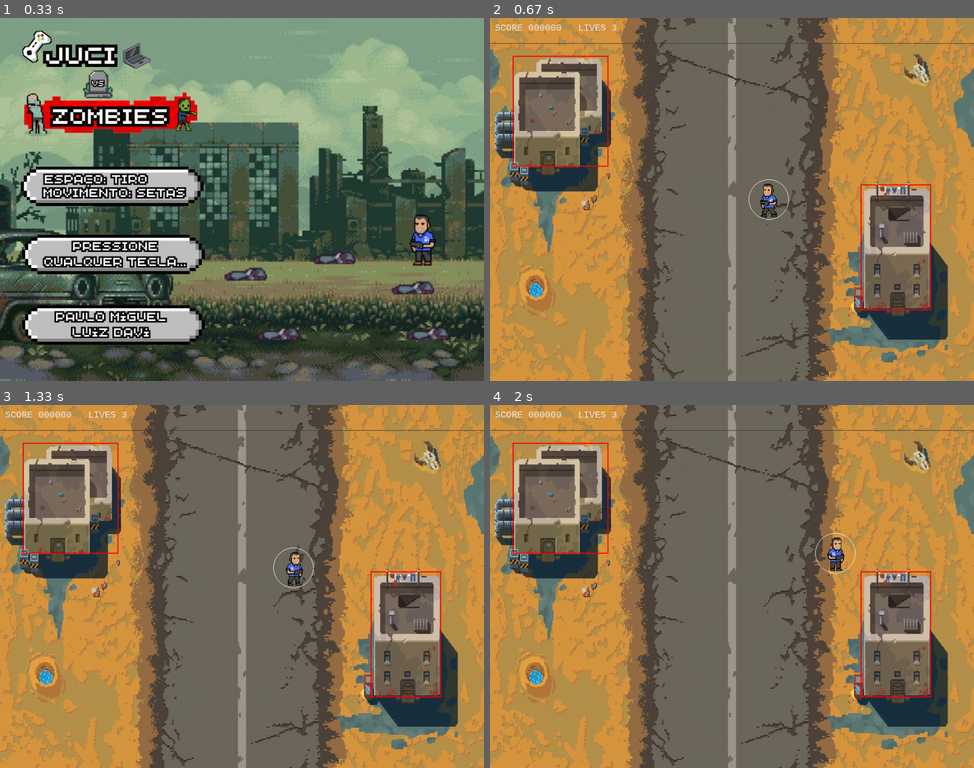
Above: before the commit, frames 1-4 (two rows, left to right).
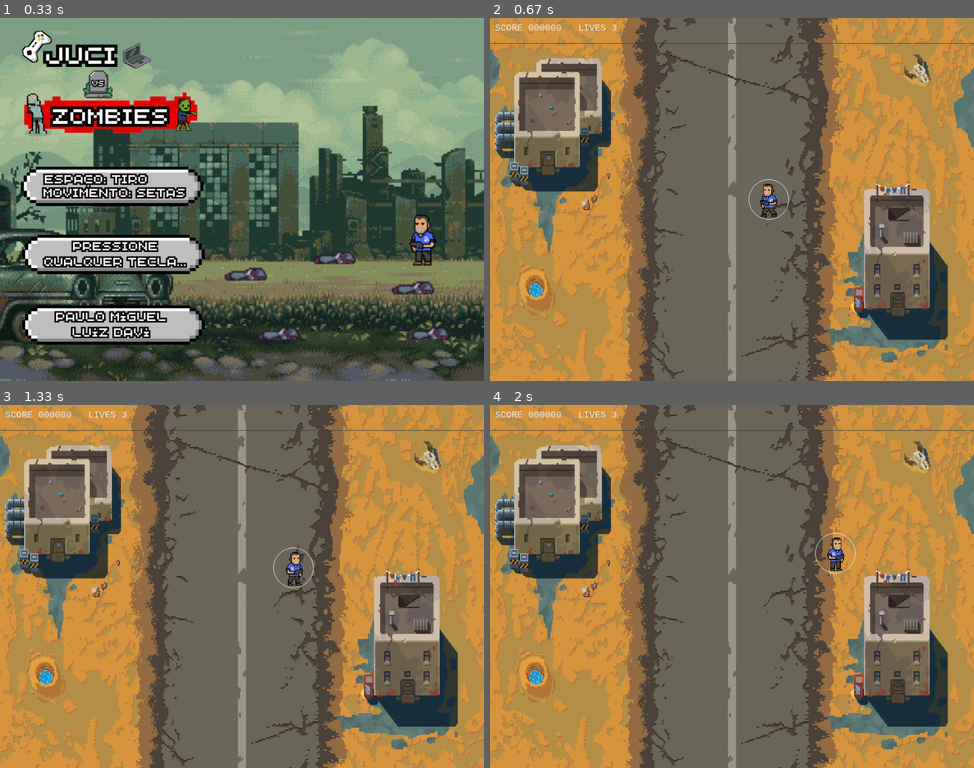
Above: after the commit, the same moments.

Repository: paulomiguel10/lpc2025-
Game: pygame game, started from Atividade010/src/main.py
Same seed, same stepped clock (60 frames per second), same inputs: the game is played once before the commit and once after it.
Inputs (mouse positions are in pixels of both pictures, inside the frame that each line leads up to):
- Up to frame 1 (0.33 s): no input
- Up to frame 2 (0.67 s): hold D from 0.33 s (still down)
- Up to frame 3 (1.33 s): release D at 0.8 s; click (396, 575) at 0.88 s; hold W from 1.17 s (still down)
- Up to frame 4 (2 s): release W at 1.47 s; hold D 1.5-1.97 s

Frame 1 is identical in both runs. In frame 2, 0.7% of the frame differs, in the area x 4-92%, y 10-81%; in frame 3, 0.7%; in frame 4, 0.7%.

Commit message:
Adicionados alguns sons e tiro no botão esquerdo do mouse

Diff:
--- a/Atividade010/src/game.py
+++ b/Atividade010/src/game.py
@@ -14,13 +14,18 @@
 class Scene:
     name: str
 
+
+pg.mixer.init()
+
+
 class Game:
+
     def __init__(self):
         pg.init()
         if C.RANDOM_SEED is not None:
             random.seed(C.RANDOM_SEED)
         self.screen = pg.display.set_mode((C.WIDTH, C.HEIGHT))
-        pg.display.set_caption("Asteroides")
+        pg.display.set_caption("Juci vs Zombies")
         self.clock = pg.time.Clock()
         self.font = pg.font.SysFont("consolas", 20)
         self.big = pg.font.SysFont("consolas", 48)
@@ -28,7 +33,8 @@
         self.world = World()
 
     def draw_menu(self):
-        self.screen.blit(menu,(0,0))
+        self.screen.blit(menu, (0, 0))
+
 
     def run(self):
         while True:
@@ -41,7 +47,7 @@
                     pg.quit()
                     sys.exit(0)
                 if self.scene.name == "play":
-                    if e.type == pg.KEYDOWN and e.key == pg.K_SPACE:
+                    if e.type == pg.MOUSEBUTTONDOWN and e.button == 1:
                         self.world.try_fire()
                     if e.type == pg.KEYDOWN and e.key == pg.K_LSHIFT:
                         self.world.hyperspace()
--- /dev/null
+++ b/Atividade010/src/sounds.py
@@ -0,0 +1,14 @@
+import pygame
+import sys
+from pathlib import Path
+
+sys.path.append(str(Path(__file__).resolve().parents[1]))
+
+pygame.mixer.init()
+
+# SOUNDS
+BASE = Path(__file__).resolve().parent
+sound_shot = pygame.mixer.Sound("atividade010/sounds/shot.mp3")
+zombie_sound = pygame.mixer.Sound("atividade010/sounds/zombie_sound.mp3")
+background_menu = pygame.mixer.Sound("atividade010/sounds/background_menu.mp3")
+zombie_death = pygame.mixer.Sound("atividade010/sounds/zombie_death.mp3")
--- a/Atividade010/src/systems.py
+++ b/Atividade010/src/systems.py
@@ -4,6 +4,7 @@
 import config as C
 from sprites import Ship, UFO, background
 from utils import Vec
+from sounds import sound_shot, zombie_sound, zombie_death
 
 
 class World:
@@ -28,8 +29,10 @@
         if bullet:
             self.bullets.add(bullet)
             self.all_sprites.add(bullet)
+        sound_shot.play()
 
     def spawn_ufo(self):
+        zombie_sound.play()
         side = uniform(0, 4)
         if side < 1:
             pos = Vec(0, uniform(0, C.HEIGHT))
@@ -75,10 +78,15 @@
                     ufo.dir.rotate_ip(90)
 
         # Colisão ship com as paredes
-        #  for ship in self.ship:
-        #     rect = ship.rect
-        #     for b in self.buildings:
-
+        ship_rect = self.ship.rect
+        for b in self.buildings:
+            if ship_rect.colliderect(b):
+                # Recuar o movimento do player
+                self.ship.pos -= self.ship.vel * dt
+                # Atualizar rect depois de mover a posição
+                self.ship.rect.center = self.ship.pos
+                # Para garantir que ele realmente pare
+                self.ship.vel.xy = (0, 0)
 
         for ufo in list(self.ufos):
             for b in list(self.bullets):
@@ -89,6 +97,7 @@
                     self.score += C.UFO_SMALL["score"]
                     ufo.kill()
                     b.kill()
+                    zombie_death.play()
 
     def ship_die(self):
         self.lives -= 1
@@ -111,6 +120,3 @@
         txt = f"SCORE {self.score:06d}   LIVES {self.lives}"
         label = font.render(txt, True, C.WHITE)
         surf.blit(label, (10, 10))
-
-        for b in self.buildings:
-            pg.draw.rect(surf, (255, 0, 0), b, 2)
--- a/atividade009/src/sounds.py
+++ b/atividade009/src/sounds.py
@@ -12,3 +12,7 @@
 break_asteroid = pygame.mixer.Sound("atividade009/sounds/bangMedium.wav")
 ufo_sound = pygame.mixer.Sound("atividade009/sounds/ufo_sound.mp3")
 ufo_death = pygame.mixer.Sound("atividade009/sounds/bangSmall.wav")
+
+background_menu = pygame.mixer_music.load("atividade010/sounds/background_menu.mp3")
+background_menu = pygame.mixer.music.set_volume(0.4)
+background_menu = pygame.mixer.music.play(-1)
Binary file added: Atividade010/sprites/zombiemenor_anda.gif
Not shown, added: Atividade010/sounds/background_menu.mp3
Not shown, removed: Atividade010/sounds/bangLarge.wav
Not shown, removed: Atividade010/sounds/bangMedium.wav
Not shown, removed: Atividade010/sounds/bangSmall.wav
Not shown, removed: Atividade010/sounds/beat2.wav
Not shown, removed: Atividade010/sounds/fire.wav
Not shown, added: Atividade010/sounds/shot.mp3
Not shown, removed: Atividade010/sounds/ufo_sound.mp3
Not shown, added: Atividade010/sounds/zombie_death.mp3
Not shown, added: Atividade010/sounds/zombie_sound.mp3
